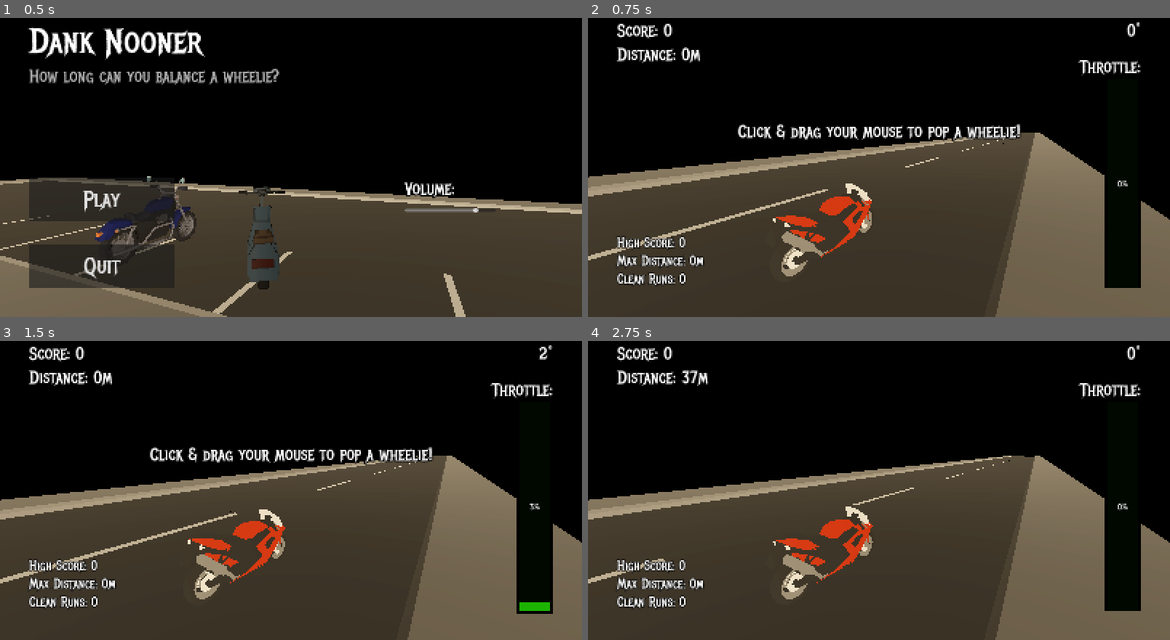
Above: before the commit, frames 1-4 (two rows, left to right).
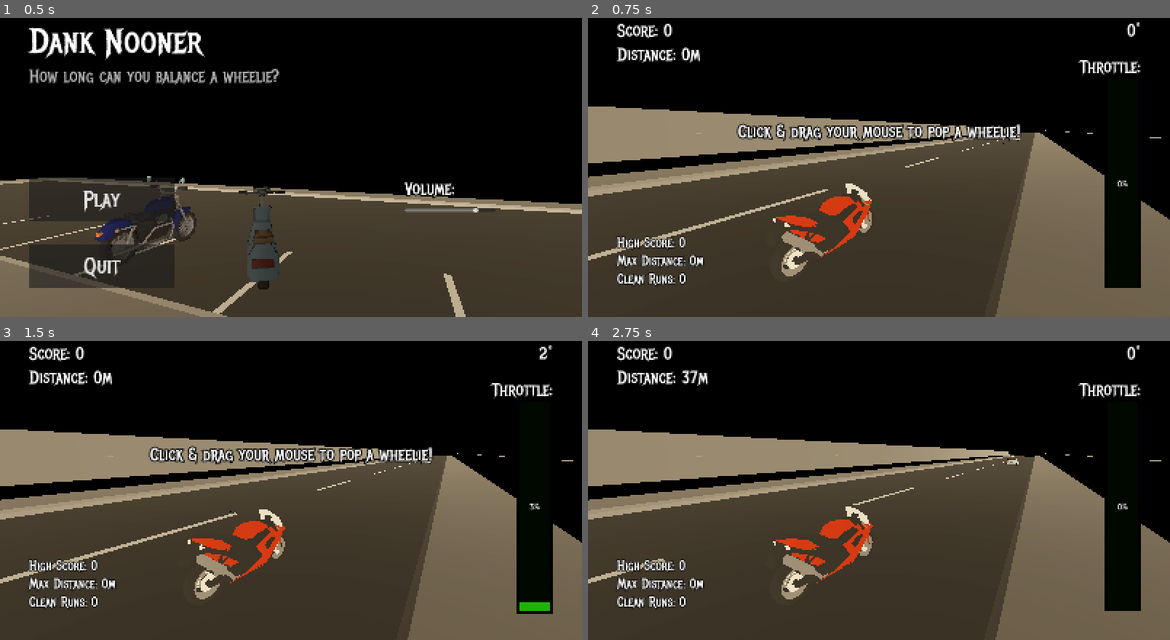
Above: after the commit, the same moments.

Repository: ssebs/DankNooner
Game: Godot game, scene res://scenes/main_game.tscn
Two runs of this game, one before a commit and one after it. Both use one fixed random seed, a clock stepped at 60 frames per second and the inputs below.
Inputs (mouse positions are in pixels of both pictures, inside the frame that each line leads up to):
- Up to frame 1 (0.5 s): no input
- Up to frame 2 (0.75 s): click "Play" at 0.5 s
- Up to frame 3 (1.5 s): tap Enter at 1.25 s; move the mouse to (320, 475) at 1.27 s; hold W (lean_forward) from 1.28 s (still down); click (320, 475) at 1.42 s
- Up to frame 4 (2.75 s): keep holding W (lean_forward); move the mouse to (849, 478) at 2.02 s; click (849, 478) at 2.17 s

Frame 1 is identical in both runs. In frame 2, 6.2% of the frame differs, in the area x 0-99%, y 29-49%; in frame 3, 6.2%; in frame 4, 7.5%.

Commit message:
add wall

Diff:
--- /dev/null
+++ b/resources/wall_material.tres
@@ -0,0 +1,4 @@
+[gd_resource type="StandardMaterial3D" format=3 uid="uid://c71ebhd7lx6mp"]
+
+[resource]
+albedo_color = Color(0.597176, 0.597176, 0.597176, 1)
--- a/scenes/motorcycle.gd
+++ b/scenes/motorcycle.gd
@@ -17,24 +17,81 @@
     if !Engine.is_editor_hint():
         audio_player.volume_linear = SignalBus.volume
 
-# Uses input_info's dictionary & throttle_input
-func handle_user_input(ret: Dictionary) -> Dictionary:
-    if Input.is_action_pressed("lean_back"):
-        ret['input_angle'] += 1
-    elif Input.is_action_pressed("lean_forward"):
-        ret['input_angle'] -= 1
 
-    if Input.is_action_pressed("lean_left"):
-        ret['swerve_dir'] = "left"
-    elif Input.is_action_pressed("lean_right"):
-        ret['swerve_dir'] = "right"
+func _physics_process(delta):
+    if disable_input:
+        if SignalBus.speed > 0:
+            SignalBus.speed -= 5
+        return
 
-    ret['input_angle'] = SignalBus.throttle_input
-    if Input.is_action_pressed("brake"):
-        ret['input_angle'] = -80
 
-    return ret
+    # Get & clean user inputs
+    var current_x_angle_deg = rotate_point.global_rotation_degrees.x
+    var input_info: Dictionary = {
+        'input_angle': 0.0,
+        'swerve_dir': "", # "", left, right
+    }
+    if !Input.is_mouse_button_pressed(MOUSE_BUTTON_LEFT):
+        SignalBus.throttle_input = lerpf(SignalBus.throttle_input, 0, 5 * delta)
+    else:
+        SignalBus.throttle_input += randf_range(-2, 2)
 
+    input_info = handle_user_input(input_info)
+    SignalBus.speed = clampf(SignalBus.speed * SignalBus.throttle_input, 1, 180)
+
+    # RPM Audio Pitch
+    if SignalBus.throttle_input > 0:
+        audio_player.pitch_scale = clampf(SignalBus.throttle_input / 100, 0.5, 3)
+
+
+    # lower the bike down if you're doing a wheelie
+    if current_x_angle_deg > 0 && current_x_angle_deg <= 90:
+        input_info['input_angle'] -= gravity
+
+    # looped the bike
+    if current_x_angle_deg > 90:
+        finish_up("crash", true, "You looped it!")
+        return
+    # landed back down
+    if has_started && SignalBus.score > 200 && current_x_angle_deg < 0:
+        finish_up("stoppie", false, "Run finished!")
+        return
+
+    # swerve the bike
+    if !anim_player.is_playing():
+        # todo: check if we're on the edge of the road, if so crash
+        match input_info['swerve_dir']:
+            "left":
+                anim_player.play("swerve_left")
+            "right":
+                anim_player.play("swerve_right")
+
+    # print("input_angle: %.1f" % [input_info['input_angle']])
+    # print("current_angle: %.1f" % [current_x_angle_deg])
+
+    # Actually rotate the bike & send info to SignalBus
+    rotate_point.rotate_x(deg_to_rad(input_info['input_angle']) * 3 * delta)
+    SignalBus.angle_deg = rotate_point.global_rotation_degrees.x
+
+    if has_started:
+        SignalBus.distance += delta * SignalBus.speed
+        SignalBus.score += roundi((SignalBus.distance * SignalBus.angle_deg) / 100)
+
+func on_collide(msg: String):
+    finish_up("crash", true, msg)
+
+func finish_up(anim_name: String = "", has_crashed: bool = false, msg: String = ''):
+    disable_input = true
+    Input.mouse_mode = Input.MOUSE_MODE_VISIBLE
+    anim_player.animation_finished.connect(func(_anim_name: String):
+        queue_free()
+        finished_run.emit(has_crashed, msg)
+    )
+    if anim_name != "":
+        anim_player.play(anim_name)
+
+
+#region input
 # capture window + set throttle input
 func _input(event: InputEvent):
     # Capture/uncapture the mouse w/ click/escape
@@ -60,77 +117,21 @@
 
             # print("Mouse Motion rel: ", event.relative)
 
+# Uses input_info's dictionary & throttle_input
+func handle_user_input(ret: Dictionary) -> Dictionary:
+    if Input.is_action_pressed("lean_back"):
+        ret['input_angle'] += 1
+    elif Input.is_action_pressed("lean_forward"):
+        ret['input_angle'] -= 1
 
-func _physics_process(delta):
-    if disable_input:
-        if SignalBus.speed > 0:
-            SignalBus.speed -= 5
-        return
+    if Input.is_action_pressed("lean_left"):
+        ret['swerve_dir'] = "left"
+    elif Input.is_action_pressed("lean_right"):
+        ret['swerve_dir'] = "right"
 
+    ret['input_angle'] = SignalBus.throttle_input
+    if Input.is_action_pressed("brake"):
+        ret['input_angle'] = -80
 
-    var current_x_angle_deg = rotate_point.global_rotation_degrees.x
-    var input_info: Dictionary = {
-        'input_angle': 0.0,
-        'swerve_dir': "", # "", left, right
-    }
-
-    # Get user inputs
-    if !Input.is_mouse_button_pressed(MOUSE_BUTTON_LEFT):
-        SignalBus.throttle_input = lerpf(SignalBus.throttle_input, 0, 5 * delta)
-    else:
-        SignalBus.throttle_input += randf_range(-2, 2)
-    input_info = handle_user_input(input_info)
-
-
-    # RPM Audio Pitch
-    if SignalBus.throttle_input > 0:
-        audio_player.pitch_scale = clampf(SignalBus.throttle_input / 100, 0.5, 3)
-
-    # print("throttle_input:", SignalBus.throttle_input)
-    # print("SignalBus.speed:", SignalBus.speed)
-    SignalBus.speed = clampf(SignalBus.speed * SignalBus.throttle_input, 1, 180)
-
-    # lower the bike down if you're doing a wheelie
-    if current_x_angle_deg > 0 && current_x_angle_deg <= 90:
-        input_info['input_angle'] -= gravity
-
-    # crash checks
-    if current_x_angle_deg > 90:
-        finish_up("crash", true, "You looped it!")
-        return
-
-    if has_started && SignalBus.score > 200 && current_x_angle_deg < 0:
-        finish_up("stoppie", false, "Run finished!")
-        return
-
-    # swerve the bike
-    if !anim_player.is_playing():
-        # todo: check if we're on the edge of the road, if so crash
-        match input_info['swerve_dir']:
-            "left":
-                anim_player.play("swerve_left")
-            "right":
-                anim_player.play("swerve_right")
-
-    # print("input_angle: %.1f" % [input_info['input_angle']])
-    # print("current_angle: %.1f" % [current_x_angle_deg])
-
-    # actually rotate the bike & send info to SignalBus
-    rotate_point.rotate_x(deg_to_rad(input_info['input_angle']) * 3 * delta)
-    SignalBus.angle_deg = rotate_point.global_rotation_degrees.x
-    if has_started:
-        SignalBus.distance += delta * SignalBus.speed
-        SignalBus.score += roundi((SignalBus.distance * SignalBus.angle_deg) / 100)
-
-func on_collide(msg: String):
-    finish_up("crash", true, msg)
-
-func finish_up(anim_name: String = "", has_crashed: bool = false, msg: String = ''):
-    disable_input = true
-    Input.mouse_mode = Input.MOUSE_MODE_VISIBLE
-    anim_player.animation_finished.connect(func(_anim_name: String):
-        queue_free()
-        finished_run.emit(has_crashed, msg)
-    )
-    if anim_name != "":
-        anim_player.play(anim_name)
+    return ret
+#endregion
--- a/scenes/obstacle.tscn
+++ b/scenes/obstacle.tscn
@@ -3,7 +3,7 @@
 [ext_resource type="Script" uid="uid://ci6jiokxqafxm" path="res://scenes/obstacle.gd" id="1_7ukg5"]
 
 [sub_resource type="BoxShape3D" id="BoxShape3D_7ukg5"]
-size = Vector3(1.63845, 0.974459, 3.30962)
+size = Vector3(1.77763, 1.13234, 3.73049)
 
 [node name="Obstacle" type="Area3D"]
 script = ExtResource("1_7ukg5")
--- a/scenes/treadmill_road.gd
+++ b/scenes/treadmill_road.gd
@@ -1,6 +1,7 @@
 @tool
 class_name TreadmillRoad extends Node3D
 
+@export var debug = false
 @export var cars_to_spawn: Array[PackedScene] = [
     preload("res://assets/vehicles/Car01.glb"),
     preload("res://assets/vehicles/Police Car.glb")
@@ -19,7 +20,8 @@
 
 func _ready():
     spawn_roads(road_spawn_count)
-    # spawn_obstacle(lane1_spawn if randi() % 2 == 0 else lane2_spawn)
+    if debug:
+        spawn_obstacle(lane1_spawn if randi() % 2 == 0 else lane2_spawn)
 
 func spawn_obstacle(lane_spawn: Marker3D):
     if lane_spawn == null || obstacle_scn == null:
--- a/scenes/treadmill_road.tscn
+++ b/scenes/treadmill_road.tscn
@@ -1,9 +1,11 @@
-[gd_scene load_steps=2 format=3 uid="uid://dqgeknfpgj635"]
+[gd_scene load_steps=3 format=3 uid="uid://dqgeknfpgj635"]
 
 [ext_resource type="Script" uid="uid://boi3rdemmv28p" path="res://scenes/treadmill_road.gd" id="1_75pc8"]
+[ext_resource type="PackedScene" uid="uid://cgfh6rv4s8ygb" path="res://scenes/wall.tscn" id="2_2hvkh"]
 
 [node name="TreadmillRoad" type="Node3D"]
 script = ExtResource("1_75pc8")
+debug = true
 
 [node name="RoadSpawn" type="Marker3D" parent="."]
 unique_name_in_owner = true
@@ -16,3 +18,39 @@
 [node name="Lane2" type="Marker3D" parent="."]
 unique_name_in_owner = true
 transform = Transform3D(1, 0, 0, 0, 1, 0, 0, 0, 1, 5.02707, 0, 0)
+
+[node name="Wall" parent="." instance=ExtResource("2_2hvkh")]
+transform = Transform3D(1, 0, 0, 0, 1, 0, 0, 0, 1, 15, 0.75, 15)
+
+[node name="Wall2" parent="." instance=ExtResource("2_2hvkh")]
+transform = Transform3D(1, 0, 0, 0, 1, 0, 0, 0, 1, 15, 0.75, 5)
+
+[node name="Wall3" parent="." instance=ExtResource("2_2hvkh")]
+transform = Transform3D(1, 0, 0, 0, 1, 0, 0, 0, 1, 15, 0.75, -5)
+
+[node name="Wall4" parent="." instance=ExtResource("2_2hvkh")]
+transform = Transform3D(1, 0, 0, 0, 1, 0, 0, 0, 1, 15, 0.75, -15)
+
+[node name="Wall5" parent="." instance=ExtResource("2_2hvkh")]
+transform = Transform3D(1, 0, 0, 0, 1, 0, 0, 0, 1, 15, 0.75, -25)
+
+[node name="Wall6" parent="." instance=ExtResource("2_2hvkh")]
+transform = Transform3D(1, 0, 0, 0, 1, 0, 0, 0, 1, 15, 0.75, -35)
+
+[node name="Wall7" parent="." instance=ExtResource("2_2hvkh")]
+transform = Transform3D(1, 0, 0, 0, 1, 0, 0, 0, 1, 0, 0.75, 15)
+
+[node name="Wall8" parent="." instance=ExtResource("2_2hvkh")]
+transform = Transform3D(1, 0, 0, 0, 1, 0, 0, 0, 1, 0, 0.75, 5)
+
+[node name="Wall9" parent="." instance=ExtResource("2_2hvkh")]
+transform = Transform3D(1, 0, 0, 0, 1, 0, 0, 0, 1, 0, 0.75, -5)
+
+[node name="Wall10" parent="." instance=ExtResource("2_2hvkh")]
+transform = Transform3D(1, 0, 0, 0, 1, 0, 0, 0, 1, 0, 0.75, -15)
+
+[node name="Wall11" parent="." instance=ExtResource("2_2hvkh")]
+transform = Transform3D(1, 0, 0, 0, 1, 0, 0, 0, 1, 0, 0.75, -25)
+
+[node name="Wall12" parent="." instance=ExtResource("2_2hvkh")]
+transform = Transform3D(1, 0, 0, 0, 1, 0, 0, 0, 1, 0, 0.75, -35)
--- /dev/null
+++ b/scenes/wall.gd
@@ -0,0 +1,10 @@
+@tool
+class_name Wall extends Area3D
+
+
+func _ready():
+    body_entered.connect(on_body_entered)
+
+func on_body_entered(body: Node3D):
+    if body is Motorcycle:
+        SignalBus.motorcycle_collision.emit("Hit the wall!")
--- /dev/null
+++ b/scenes/wall.tscn
@@ -0,0 +1,30 @@
+[gd_scene load_steps=6 format=3 uid="uid://cgfh6rv4s8ygb"]
+
+[ext_resource type="Script" uid="uid://q2bhx6m0x6rf" path="res://scenes/wall.gd" id="1_wykyb"]
+[ext_resource type="Material" uid="uid://c71ebhd7lx6mp" path="res://resources/wall_material.tres" id="2_2ktk7"]
+
+[sub_resource type="BoxMesh" id="BoxMesh_wykyb"]
+size = Vector3(0.2, 2, 10)
+
+[sub_resource type="BoxMesh" id="BoxMesh_2ktk7"]
+size = Vector3(0.6, 1, 10)
+
+[sub_resource type="BoxShape3D" id="BoxShape3D_2ktk7"]
+size = Vector3(1, 2, 10)
+
+[node name="Wall" type="Area3D"]
+script = ExtResource("1_wykyb")
+
+[node name="MeshInstance3D" type="MeshInstance3D" parent="."]
+transform = Transform3D(1, 0, 0, 0, 1, 0, 0, 0, 1, 0, 1, 0)
+material_override = ExtResource("2_2ktk7")
+mesh = SubResource("BoxMesh_wykyb")
+
+[node name="MeshInstance3D2" type="MeshInstance3D" parent="."]
+transform = Transform3D(1, 0, 0, 0, 1, 0, 0, 0, 1, 0, 0.5, 0)
+material_override = ExtResource("2_2ktk7")
+mesh = SubResource("BoxMesh_2ktk7")
+
+[node name="CollisionShape3D" type="CollisionShape3D" parent="."]
+transform = Transform3D(1, 0, 0, 0, 1, 0, 0, 0, 1, 0, 1, 0)
+shape = SubResource("BoxShape3D_2ktk7")
Not shown, added: scenes/wall.gd.uid
